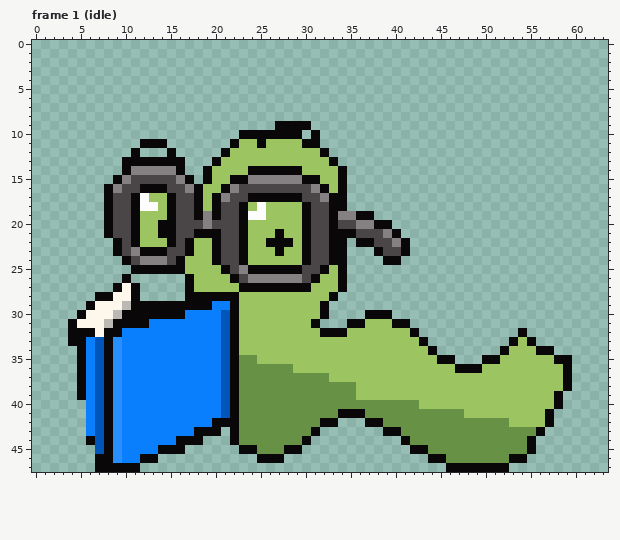
Two states of a pixel-art file, app/CicadaApp/Art/sprites/bookworm-2026-10-01/src/bookworm-happy.aseprite. This is how it looked before the edit.
64x48 pixels, 135 frames. Shown: frame 1 (idle). The commit also changed other frames, which this record leaves out.
After the commit:
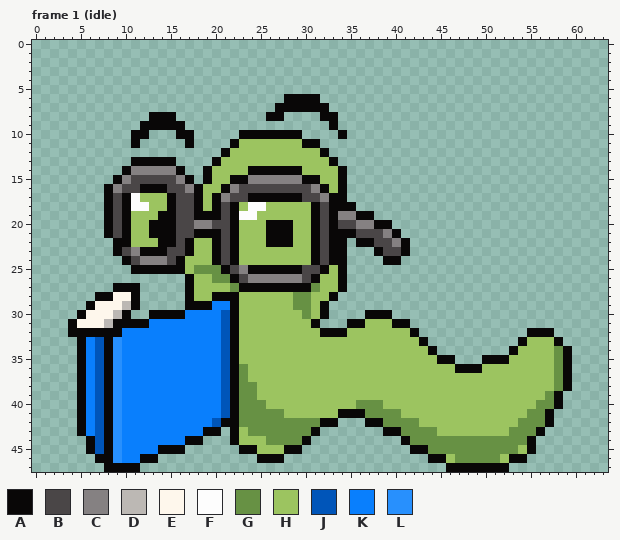
Palette (. is transparent): A #090707  B #4a4647  C #858182  D #bcb8b4  E #fef7ec  F #fdfdfd  G #679144  H #9cc460  J #0055b9  K #097ffd  L #2890fd
Changes in this commit:
--- frame 1 (idle)
@@ x 8..36 @@
  5 .............................
- 6 .............................
- 7 .............................
- 8 .............................
- 9 ...................AAAA......
-10 ...............AAAAAAA.A.....
-11 ....AAA.......AHHAHHHHAA.....
-12 ...A...A.....AHHHHHHHHHHA....
-13 ..AAAAAAA...AHHHHHHHHHHHHA...
+ 6 ....................AAAA.....
+ 7 ...................AAAAAA....
+ 8 .....AAA..........AA....AA...
+ 9 ....AAAAA................A...
+10 ...AA...AA.....AAAAAAA....A..
+11 ...A.....A....AHHHHHHHAA.....
+12 .............AHHHHHHHHHHA....
+13 ...AAAAA....AHHHHHHHHHHHHA...
 14 ..ACCCCCA..AHHHHAAAAAAHHHHA..
@@ x 0..63 @@
 16 ........ACBBAAABBCAHHACBBBBBBBBCAHA.............................
-17 ........ABBAFHHABBAHACBBAAAAAABBCAA.............................
-18 ........ABBAFFHABBAHABBAHFHHHHABBAA.............................
-19 ........ABBAHHHABBACABBAFFHHHHABBACCAA..........................
-20 ........ABBAHHAABBBCBBBAHHHHHHABBABBCCAA........................
-21 ........ABBAHHAABBAAABBAHHHAHHABBAAABBBCA.......................
-22 .........ABAHHHABAHHABBAHHAAAHABBAA.AABBCA......................
-23 .........ABCAAABBAHHABBAHHHAHHABBAA...ABBA......................
-24 ..........ABCCCBAHHHABBAHHHHHHABBAA....AA.......................
-25 ...........AAAAAAHHHHABCAAAAAABBAHA.............................
-26 ..........A......AHHHHABCCCCCCBAHHA.............................
-27 .........AEA.....AHHHHHAAAAAAAAHHHA.............................
-28 .......AAEEA.....AAAAAAHHHHHHHHHHA..............................
-29 ......AEEEDAAAAAAAAAKKAHHHHHHHHHA...............................
-30 .....AEEEDAAAAAAAKKKKJAHHHHHHHHHA....AAA........................
+17 ........ABAFHHHABBAHACBBAAAAAABBCAA.............................
+18 ........ABAFFHHABBAHABAHFFHHHHHABAAA............................
+19 ........ABAHHHAABBAAABAFFHHHHHHABACCAA..........................
+20 ........ABAHHAAABBCCBBAHHHAAAHHABABBCCAA........................
+21 ........ABAHHAAABBAAABAHHHAAAHHABAAABBBCA.......................
+22 .........AAHHHAABAHHABAHHHAAAHHABAA.AABBCA......................
+23 .........ABCAAABBAHHABAHHHHHHHHABAA...ABBA......................
+24 ..........ABCCCBAHHHABAHHHHHHHHABAA....AA.......................
+25 ...........AAAAAAHGGGABCAAAAAABBAHA.............................
+26 .................AHHGGABCCCCCCBAHHA.............................
+27 .........AAA.....AHHHHGAAAAAAAAGHHA.............................
+28 .......AAEEA.....AHHAAAHHHHHHGGHHA..............................
+29 ......AEEEDA.....AAAKKAHHHHHHGGHA...............................
+30 .....AEEEDA..AAAAKKKKJAHHHHHHHGHA....AAA........................
 31 ....AEEEDAAAAKKKKKKKKJAHHHHHHHHA...AAHHHAA......................
-32 ....AAAEAAKKKKKKKKKKKJAHHHHHHHHHAAAHHHHHHHA...........A.........
-33 ....AAKJALKKKKKKKKKKKJAHHHHHHHHHHHHHHHHHHHHA.........AHA........
-34 .....AKJALKKKKKKKKKKKJAHHHHHHHHHHHHHHHHHHHHHA.......AHHHAA......
-35 .....AKJALKKKKKKKKKKKJAGGHHHHHHHHHHHHHHHHHHHHAA...AAHHHHHHAA....
-36 .....AKJALKKKKKKKKKKKJAGGGGGGHHHHHHHHHHHHHHHHHHAAAHHHHHHHHHA....
-37 .....AKJALKKKKKKKKKKKJAGGGGGGGGGGHHHHHHHHHHHHHHHHHHHHHHHHHHA....
-38 .....AKJALKKKKKKKKKKKJAGGGGGGGGGGGGGHHHHHHHHHHHHHHHHHHHHHHHA....
-39 .....AKJALKKKKKKKKKKKJAGGGGGGGGGGGGGHHHHHHHHHHHHHHHHHHHHHHA.....
-40 ......KJALKKKKKKKKKKKJAGGGGGGGGGGGGGGGGGGGGHHHHHHHHHHHHHHHA.....
-41 ......KJALKKKKKKKKKKKJAGGGGGGGGGGGAAAGGGGGGGGGGGHHHHHHHHHA......
-42 ......KJALKKKKKKKKKKAAAGGGGGGGGGAA...AAGGGGGGGGGGGGGGHHHHA......
-43 ......KJALKKKKKKKKAAA.AGGGGGGGGA.......AAGGGGGGGGGGGGGGGA.......
-44 ......AJALKKKKKKAAA...AGGGGGGGA..........AGGGGGGGGGGGGGA........
-45 .......JALKKKKAAA......AAGGGAA............AAGGGGGGGGGGGA........
-46 .......AALKKAA...........AAA................AAGGGGGGGAA.........
-47 .......AAAAA..................................AAAAAAA...........
+32 ....AAAAAAKKKKKKKKKKKJAHHHHHHHHHAAAHHHHHHHA............AAA......
+33 .....AKJALKKKKKKKKKKKJAHHHHHHHHHHHHHHHHHHHHA..........AHHHA.....
+34 .....AKJALKKKKKKKKKKKJAHHHHHHHHHHHHHHHHHHHHHA........AHHHHGA....
+35 .....AKJALKKKKKKKKKKKJAHHHHHHHHHHHHHHHHHHHHHHAA...AAAHHHHHGA....
+36 .....AKJALKKKKKKKKKKKJAGHHHHHHHHHHHHHHHHHHHHHHHAAAHHHHHHHHGA....
+37 .....AKJALKKKKKKKKKKKJAGHHHHHHHHHHHHHHHHHHHHHHHHHHHHHHHHHHGA....
+38 .....AKJALKKKKKKKKKKKJAGGHHHHHHHHHHHHHHHHHHHHHHHHHHHHHHHHHGA....
+39 .....AKJALKKKKKKKKKKKJAGGHHHHHHHHHHHHHHHHHHHHHHHHHHHHHHHHGA.....
+40 .....AKJALKKKKKKKKKKKJAGGGHHHHHHHHHHGGGHHHHHHHHHHHHHHHHHGGA.....
+41 .....AKJALKKKKKKKKKKKJAGGGGGHHHHHHAAAGGGGHHHHHHHHHHHHHHGGA......
+42 .....AKJALKKKKKKKKKKJAAGGGGGGGGGAA...AAGGGGHHHHHHHHHHHGGGA......
+43 .....AKJALKKKKKKKKKAA.AHGGGGGGGA.......AAGGGGHHHHHHHHGGGA.......
+44 ......AJALKKKKKKKAA...AHHHGGGGA..........AGGGGGGGGGGGGGA........
+45 ......AJALKKKKAAA......AAHHHAA............AAGGGGGGGGGGHA........
+46 .......AALKKAA...........AAA................AAHGGGGGHAA.........
+47 ........AAAA..................................AAAAAAA...........
Pixel boxes of the changes (left, top, right, bottom) in both pictures:
changed: (68, 94, 356, 346)
changed: (383, 328, 572, 463)
changed: (176, 355, 356, 454)
changed: (77, 400, 104, 472)
